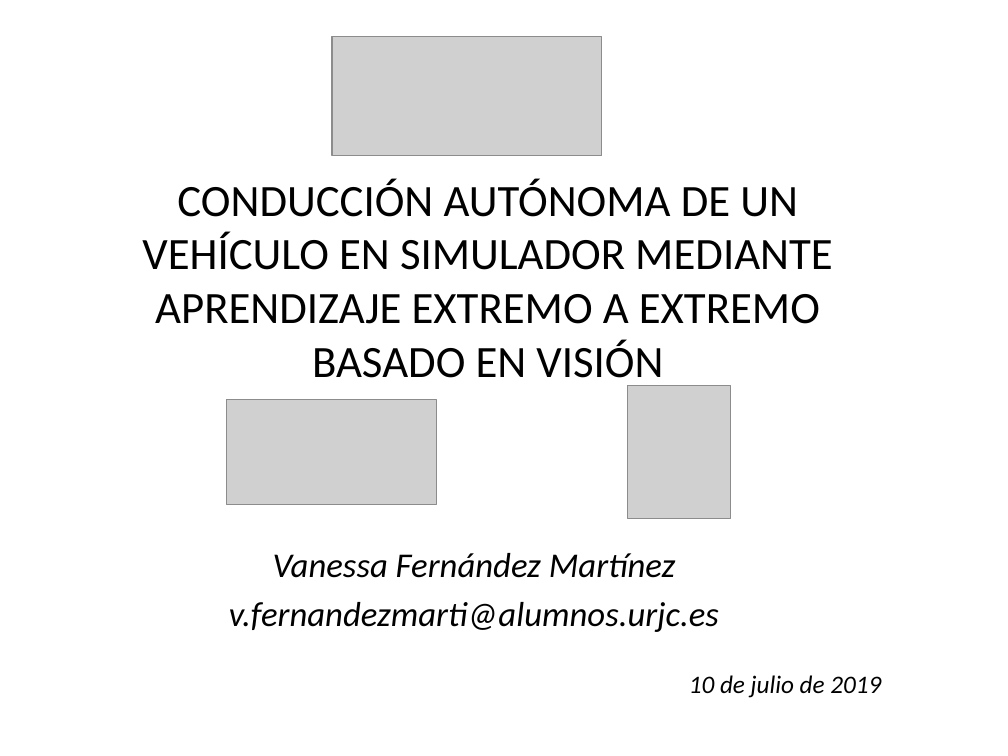
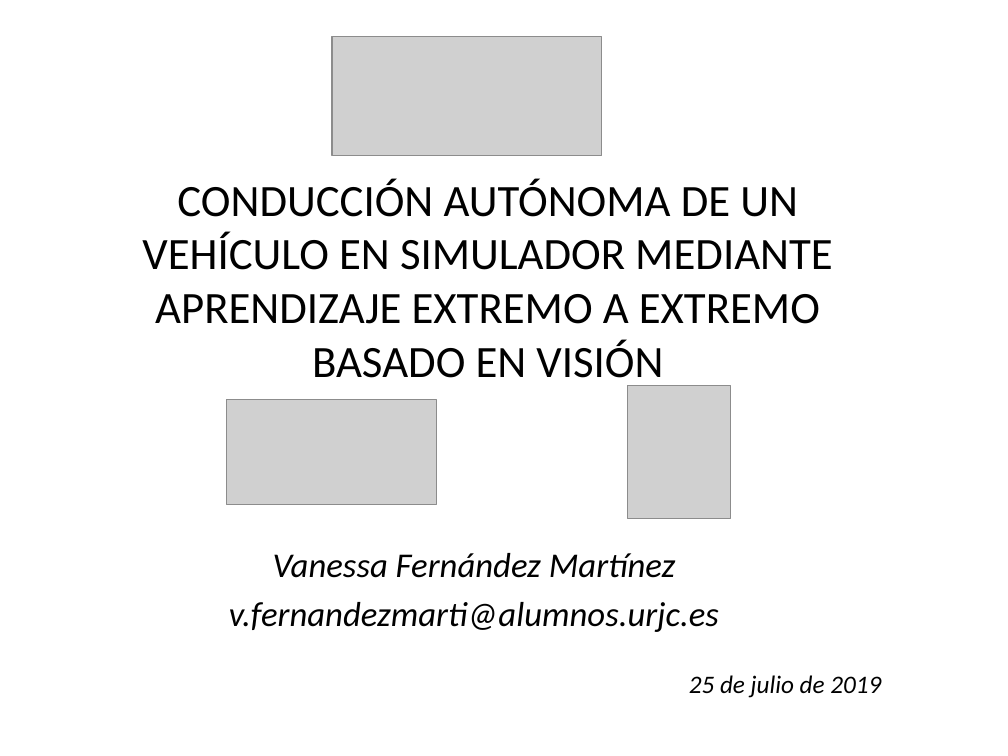
Before and after one commit to RoboticsLabURJC/2017-tfm-vanessa-fernandez, a slide deck: slide 1 of Memoria/Presentación.pptx. Drawn at 1008x756 pixels with LibreOffice and Linux fonts; fonts in the diff are those of the drawing; grey boxes stand for pictures. Boxes give left, top, right and bottom in pixels: in the first picture for what was removed or moved away, otherwise in the second. Text is boxed around its words. In the diff, an @@ line names an element or a change of style, - is before the commit and + after.

```diff
--- a/Memoria/Presentación.pptx
+++ b/Memoria/Presentación.pptx
@@ text at (689,675,881,697): text changed @@
-10 de julio de 2019
+25 de julio de 2019
```
Also in this commit, not shown: 28 other slides changed.
